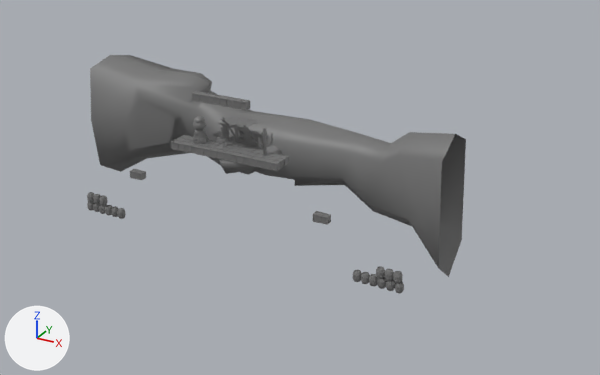
Two versions of the FBX model ggj-2025-unity/Assets/Game/Models/Segment01_bg.fbx, one commit apart.
Both versions are drawn from a camera (50 mm lens) standing at (39.5, -57.5, 27.1) and looking at (4.2, 6.7, -4.9). The lights are fixed; the arrows at lower left show +X, +Y and +Z. Where no turn or scale is listed for an object, it has been applied to the vertices.

The first picture shows 'Geology', 'Segment01'.
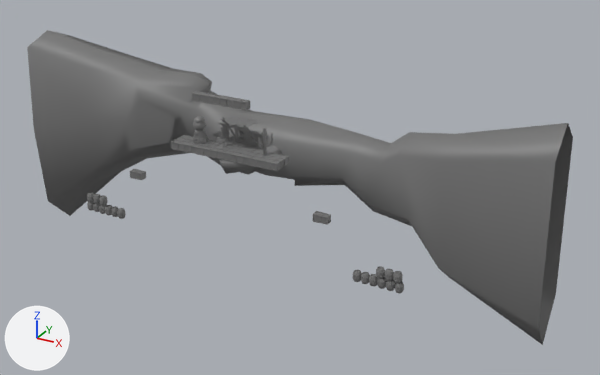
Pixel boxes [x1, y1, x2, y2] of what changed, in the pictures (600 x 375 px):
```json
{"object": "Geology", "change": "reshaped", "before": [90, 55, 466, 277], "after": [27, 30, 573, 345], "on screen": "45% wider, 42% taller"}
{"part": 1, "of": "me_mesh_001", "change": "added", "after": [27, 30, 128, 216]}
{"part": 2, "of": "me_mesh_001", "change": "added", "after": [439, 123, 573, 345]}
```

Scene script edits in JSON lines:
```json
{"block": "me_mesh_001", "where": "me_mesh_001.from_pydata(...)  # 77 vertices, 76 faces; spans x -19.1..19.0, y -10.1..-3.3, z -10.0..6.0"}
{"block": "me_mesh_001", "where": "# used by ob_geology; location = (0.3, 13.79, -1.02)"}
{"block": "me_mesh_001", "where": "# verts and faces of me_mesh_001; kept vertices keep their numbers, new ones are numbered from 77"}
{"block": "me_mesh_001", "where": "# before: 0 (-19.1, -3.3, -5.3), 2 (-19.1, -9.5, -5.3) at pixel (100, 165), 4 (-19.1, -9.5, 5.3) at pixel (90, 68), 6 (-19.1, -3.3, 5.3) at pixel (129, 54), 20 (-19.1, -6.4, -7.2) at pixel (120, 171)"}
{"block": "me_mesh_001", "where": "# before: 21 (-19.1, -6.4, 6.0) at pixel (109, 55), 75 (-19.1, -10.1, 0.0) at pixel (91, 119)"}
{"block": "me_mesh_001", "where": "# before: 1 (19.0, -3.3, -7.5) at pixel (461, 239), 3 (19.0, -9.5, -7.5) at pixel (438, 268), 5 (18.6, -9.5, 2.4) at pixel (441, 162), 7 (18.6, -3.3, 2.4) at pixel (465, 139), 25 (18.6, -6.4, 3.9) at pixel (455, 133)"}
{"block": "me_mesh_001", "where": "# before: 26 (19.0, -6.4, -10.0) at pixel (448, 277)"}
{"block": "me_mesh_001", "change": "me_mesh_001 part 1"}
{"op": "add", "block": "me_mesh_001", "code": "verts[83] = (-27.6, -3.3, -11.4)"}
{"op": "add", "block": "me_mesh_001", "code": "verts[84] = (-27.6, -6.4, -14.5)  # pixel (70, 215)"}
{"op": "add", "block": "me_mesh_001", "code": "verts[85] = (-27.6, -9.5, -11.4)  # pixel (47, 201)"}
{"op": "add", "block": "me_mesh_001", "code": "verts[86] = (-27.6, -10.1, -2.4)  # pixel (33, 128)"}
{"op": "add", "block": "me_mesh_001", "code": "verts[87] = (-27.6, -9.5, 6.5)  # pixel (27, 47)"}
{"op": "add", "block": "me_mesh_001", "code": "verts[88] = (-27.6, -6.4, 7.7)  # pixel (47, 30)"}
{"op": "add", "block": "me_mesh_001", "code": "verts[89] = (-27.6, -3.3, 6.5)  # pixel (68, 35)"}
{"op": "add", "block": "me_mesh_001", "code": "faces += [(0, 20, 84, 83), (2, 75, 86, 85), (4, 21, 88, 87), (0, 83, 89, 6), (2, 85, 84, 20), (6, 89, 88, 21)]"}
{"op": "add", "block": "me_mesh_001", "code": "faces += [(4, 87, 86, 75)]"}
{"block": "me_mesh_001", "change": "me_mesh_001 part 2"}
{"op": "add", "block": "me_mesh_001", "code": "verts[77] = (28.1, -3.3, -10.7)  # pixel (555, 293)"}
{"op": "add", "block": "me_mesh_001", "code": "verts[78] = (28.1, -6.4, -14.4)  # pixel (542, 344)"}
{"op": "add", "block": "me_mesh_001", "code": "verts[79] = (28.1, -9.5, -10.7)  # pixel (538, 327)"}
{"op": "add", "block": "me_mesh_001", "code": "verts[80] = (27.7, -9.5, 4.1)  # pixel (555, 162)"}
{"op": "add", "block": "me_mesh_001", "code": "verts[81] = (27.7, -6.4, 6.4)  # pixel (568, 122)"}
{"op": "add", "block": "me_mesh_001", "code": "verts[82] = (27.7, -3.3, 4.1)  # pixel (573, 137)"}
{"op": "add", "block": "me_mesh_001", "code": "faces += [(1, 77, 78, 26), (3, 79, 80, 5), (5, 80, 81, 25), (1, 7, 82, 77), (7, 25, 81, 82), (3, 26, 78, 79)]"}
```
